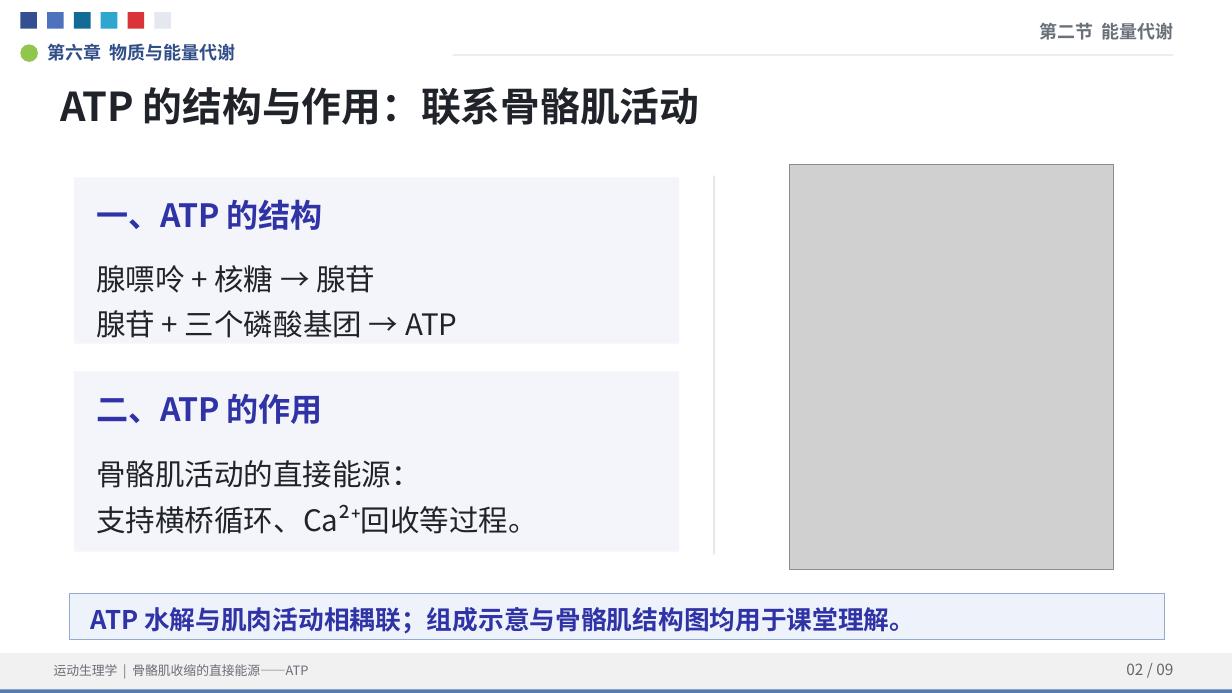
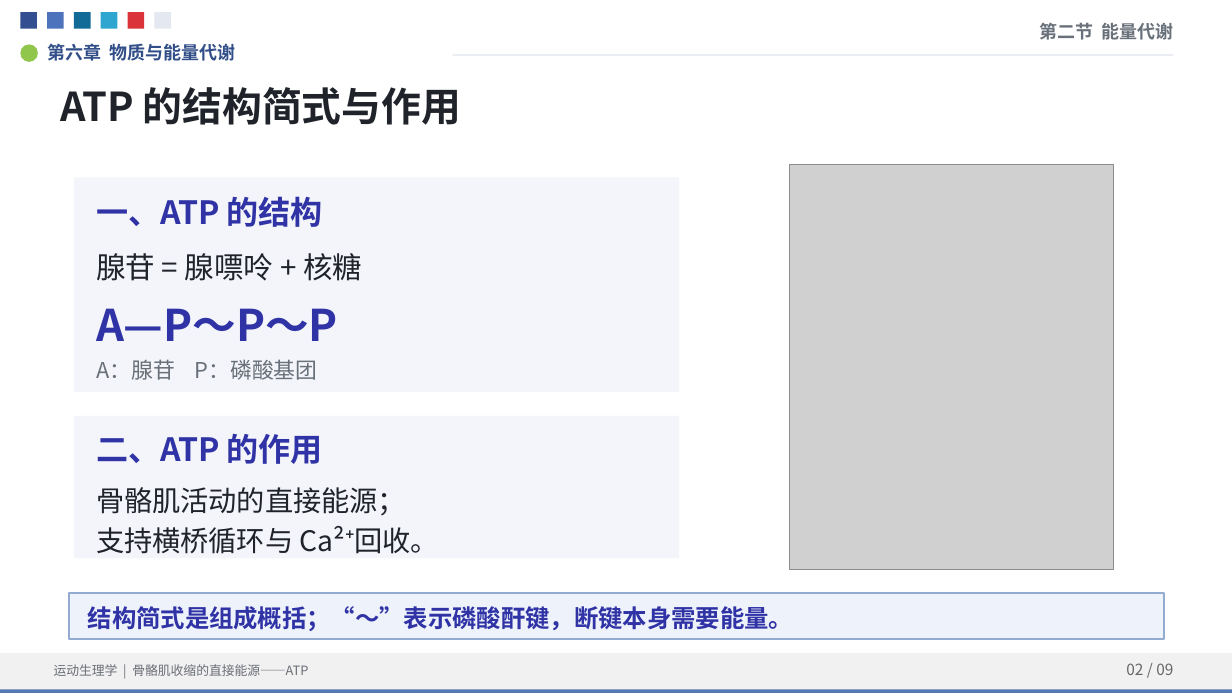
Before and after one commit to TaoXyjammy/ATPLecture, a slide deck: slide 2 of ATP_Lecture_Animated.pptx. Drawn at 1232x693 pixels with LibreOffice and Linux fonts; fonts in the diff are those of the drawing; grey boxes stand for pictures. Boxes give left, top, right and bottom in pixels: in the first picture for what was removed or moved away, otherwise in the second. Text is boxed around its words. In the diff, an @@ line names an element or a change of style, - is before the commit and + after.

```diff
--- a/ATP_Lecture_Animated.pptx
+++ b/ATP_Lecture_Animated.pptx
@@ text at bbox=[60, 87, 461, 125]: text changed @@
-ATP 的结构与作用：联系骨骼肌活动
+ATP 的结构简式与作用
@@ rectangle: place and size @@
-rectangle at bbox=[74, 177, 679, 344]
+rectangle at bbox=[74, 177, 679, 392]
@@ rectangle removed at bbox=[714, 176, 714, 555] @@
@@ text "一、ATP 的结构" at bbox=[96, 196, 323, 227]: less space between paragraphs @@
@@ text at bbox=[96, 253, 362, 281]: text changed @@
-腺嘌呤 + 核糖 → 腺苷
-腺苷 + 三个磷酸基团 → ATP
+腺苷 = 腺嘌呤 + 核糖
@@ text added at bbox=[96, 308, 338, 341], 34 pt, text #3033A5, bold @@
+A—P～P～P
@@ text added at bbox=[96, 359, 318, 380], 17 pt, text #68707A @@
+A：腺苷 P：磷酸基团
@@ rectangle: place and size @@
-rectangle at bbox=[74, 372, 679, 552]
+rectangle at bbox=[74, 416, 679, 558]
@@ text "二、ATP 的作用" at bbox=[96, 434, 323, 464]: less space between paragraphs @@
@@ text "二、ATP 的作用": place and size @@
-text "二、ATP 的作用" at bbox=[96, 394, 323, 424]
+text "二、ATP 的作用" at bbox=[96, 434, 323, 464]
@@ text at bbox=[96, 487, 440, 554]: text changed; size 23 to 22 pt @@
-骨骼肌活动的直接能源：
-支持横桥循环、Ca²⁺回收等过程。
+骨骼肌活动的直接能源；
+支持横桥循环与 Ca²⁺回收。
@@ rectangle at bbox=[69, 593, 1165, 640]: outline #93ABD0 0.75 pt to #93ABD0 1.6 pt @@
@@ text at bbox=[88, 606, 793, 631]: text changed; size 20 to 19 pt @@
-ATP 水解与肌肉活动相耦联；组成示意与骨骼肌结构图均用于课堂理解。
+结构简式是组成概括；“～”表示磷酸酐键，断键本身需要能量。
```
Also in this commit, not shown: 3 other slides changed, 7 other files.
